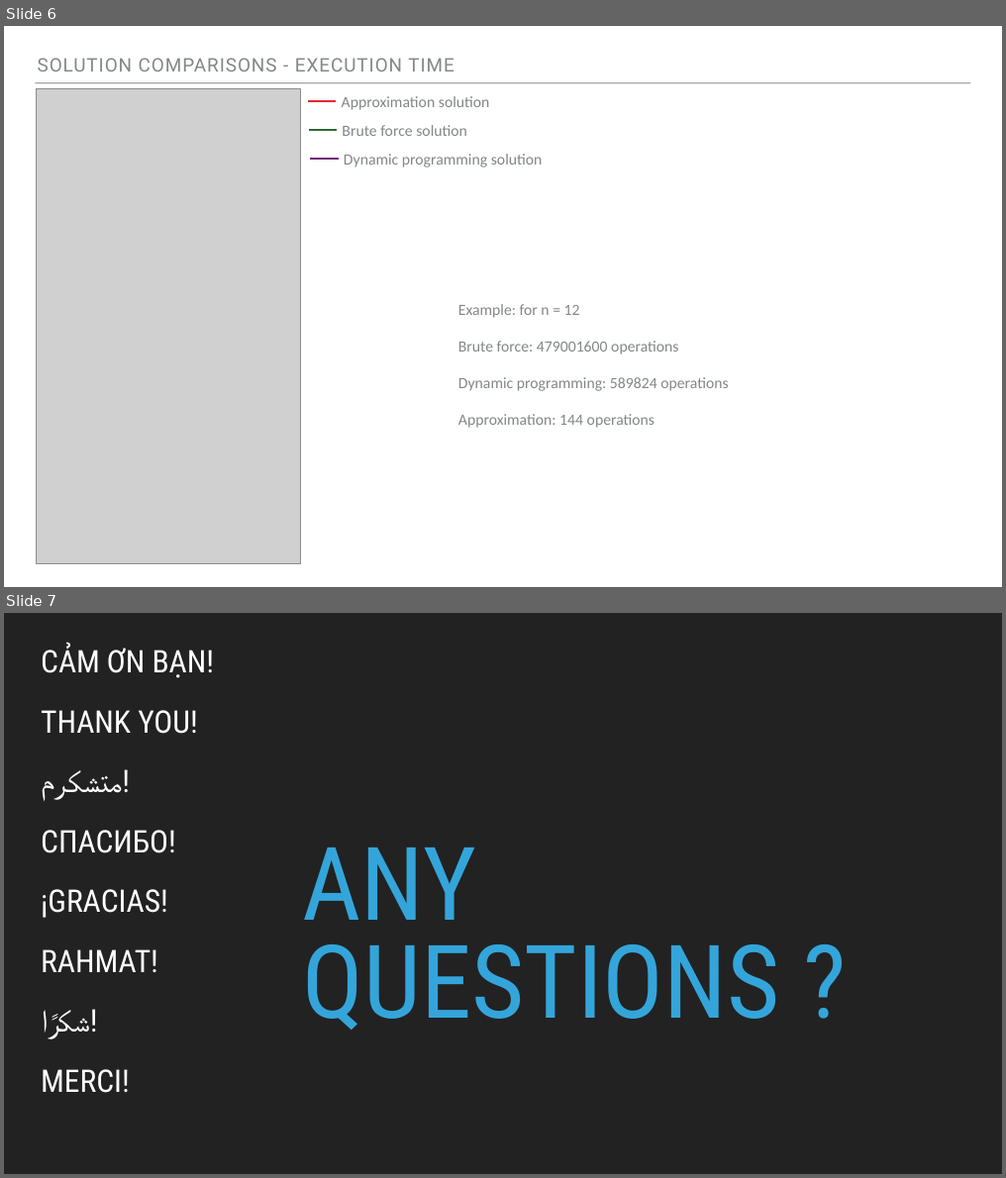
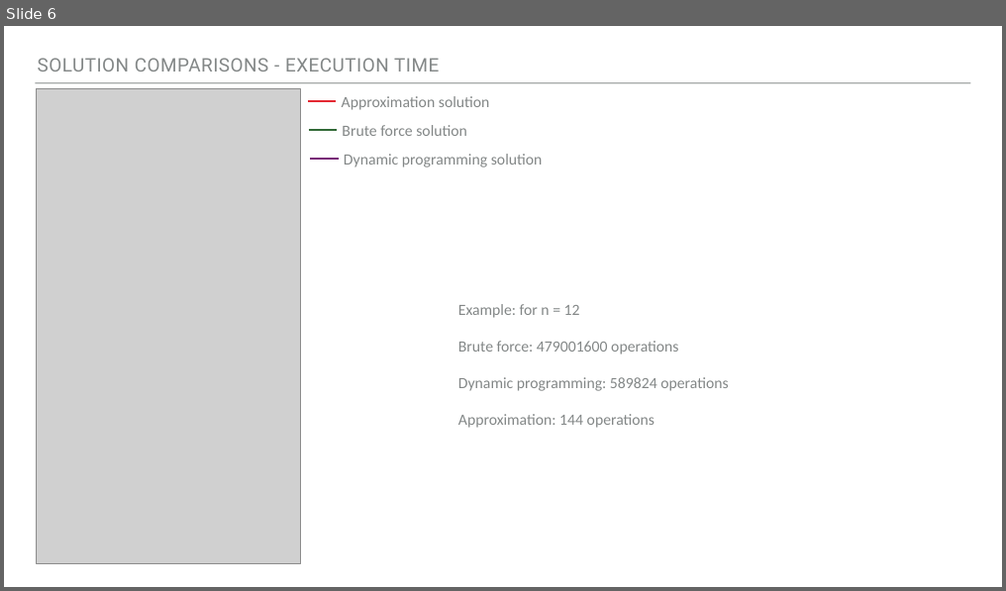
Before and after one commit to teyalite/NP-algorithm-research, a slide deck: Travelling Salesman - Presentation.pptx. Shown one above the other, each under a label of ours: slides 6 and 7 before the commit, slide 6 after it. The pictures are 1006x1178 and 1006x591 pixels, drawn with LibreOffice and Linux fonts; fonts in the diff are those of the drawing; grey boxes stand for pictures. Boxes give left, top, right and bottom in pixels: in the first picture for what was removed or moved away, otherwise in the second. Text is boxed around its words. In the diff, an @@ line names an element or a change of style, - is before the commit and + after.

```diff
--- a/Travelling Salesman - Presentation.pptx
+++ b/Travelling Salesman - Presentation.pptx
@@ slide 7 removed at <box>4,613,1002,1174</box>, background #222222 @@
@@ title removed at <box>41,645,215,1093</box> @@
-CẢM ƠN BẠN!
-THANK YOU!
-متشکرم!
-СПАСИБО!
-¡GRACIAS!
-RAHMAT!
-شكرًا!
-MERCI!
@@ text removed at <box>303,848,780,1030</box> @@
-ANY QUESTIONS ?
@@ slide 6 changed as well @@
@@ text "SOLUTION COMPARISONS - EXECUTION TIME" at <box>38,58,439,72</box>: letter spacing 1.8 to 1 pt @@
```
Also in this commit, not shown: 5 other slides changed, 2 other files.
